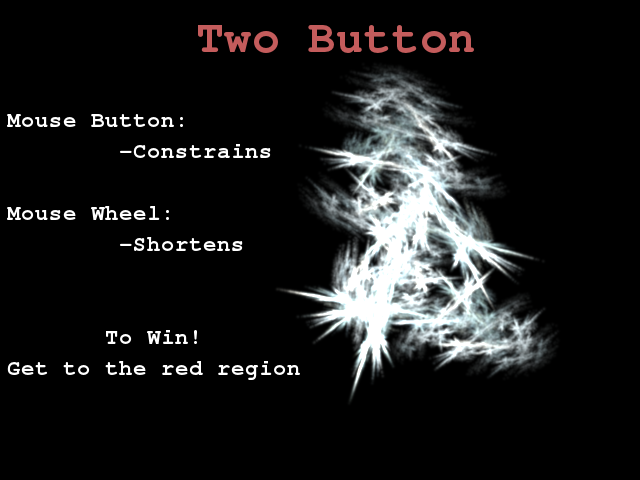
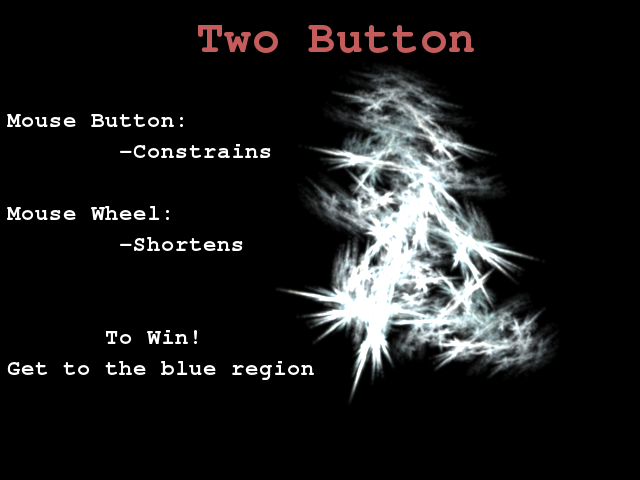
Layer changes from the first w=640, h=480 image to the second:
painted on "Mouse Button: ..." over 161, 361, 314, 380
